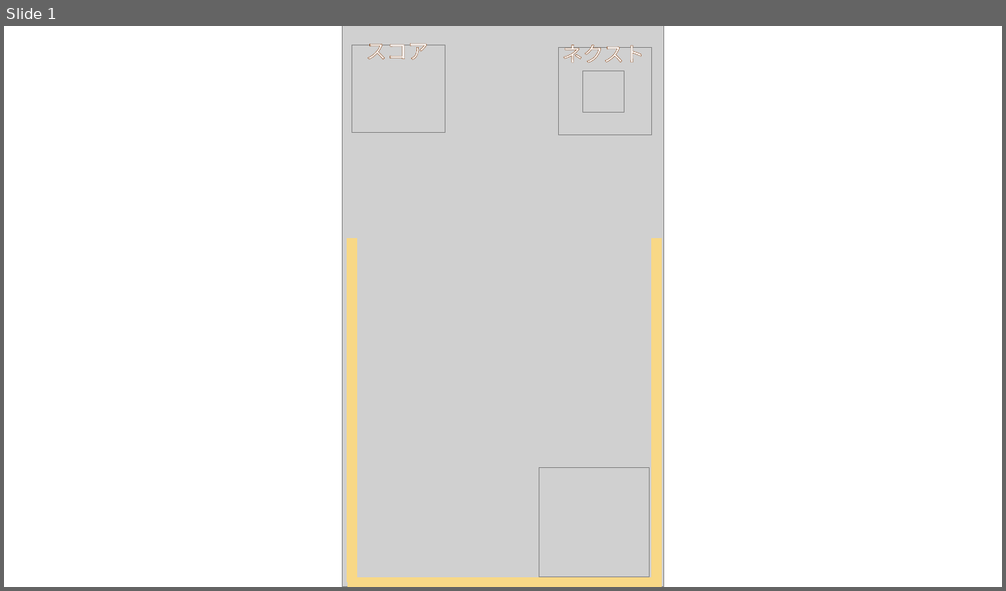
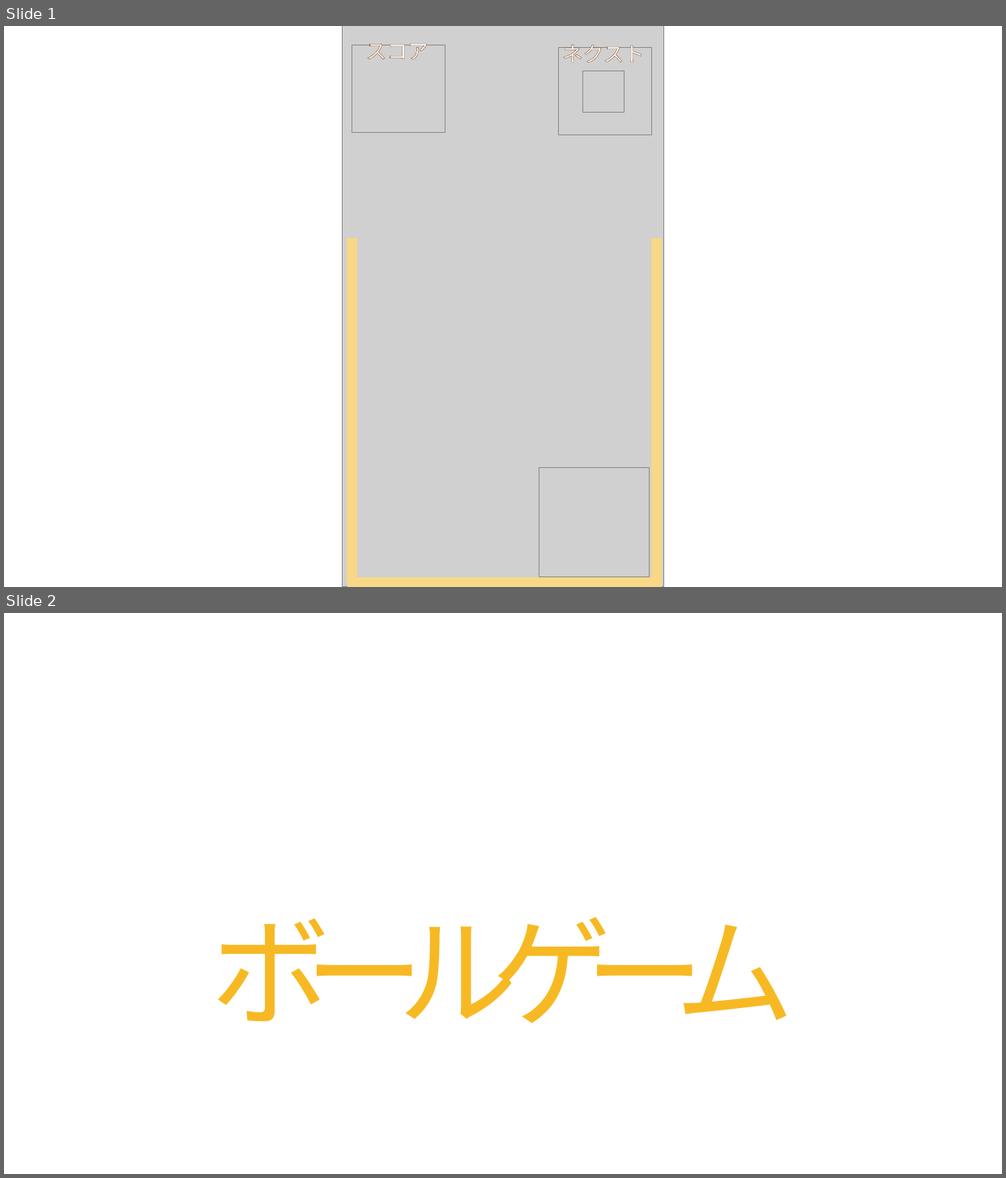
Before and after one commit to fai227/ball-game, a slide deck: tmp/イメージ.pptx. Shown one above the other, each under a label of ours: slide 1 before the commit, slides 1 and 2 after it. The pictures are 1006x591 and 1006x1178 pixels, drawn with LibreOffice and Linux fonts; fonts in the diff are those of the drawing; grey boxes stand for pictures. Boxes give left, top, right and bottom in pixels: in the first picture for what was removed or moved away, otherwise in the second. Text is boxed around its words. In the diff, an @@ line names an element or a change of style, - is before the commit and + after.

```diff
--- a/tmp/イメージ.pptx
+++ b/tmp/イメージ.pptx
@@ slide 2 added at bbox=[4, 613, 1002, 1174], background #FFFFFF @@
@@ text added at bbox=[211, 917, 795, 1024], 115 pt, text #F7B923 @@
+ボールゲーム
```
Also in this commit, not shown: 2 other slides added, 4 other files.
